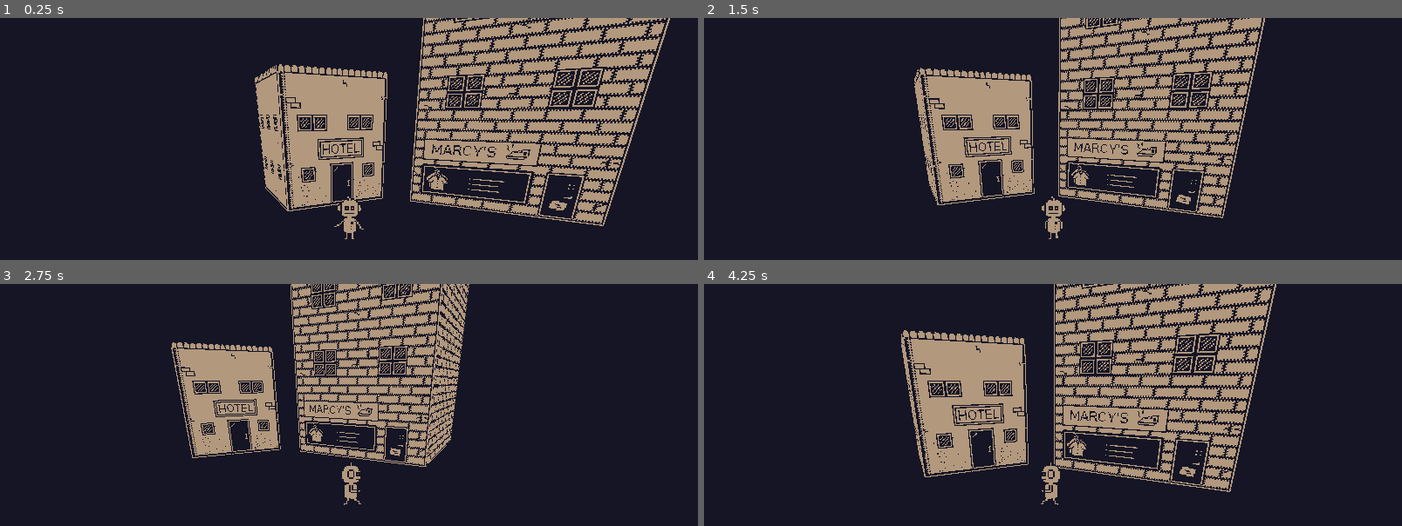
Above: before the commit, frames 1-4 (two rows, left to right).
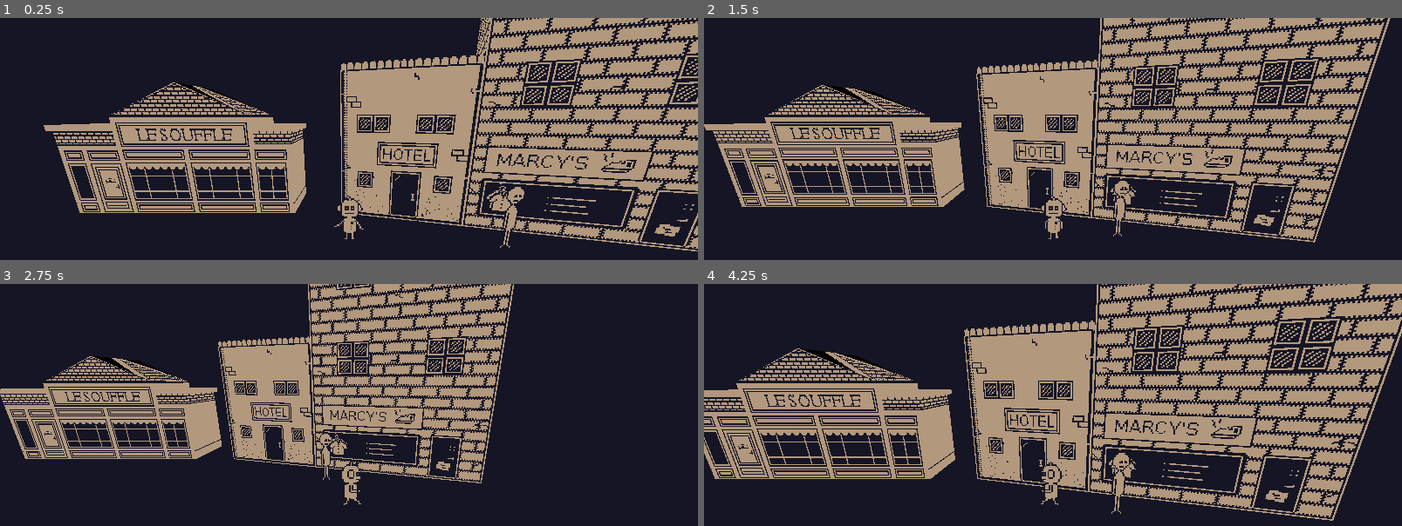
Above: after the commit, the same moments.

Repository: code-houmous/the-kind-robot-game
Game: Godot game, scene res://src/Levels/World.tscn
Two runs of this game, one before a commit and one after it. Both use one fixed random seed, a clock stepped at 60 frames per second and the inputs below.
Inputs:
- Up to frame 1 (0.25 s): no input
- Up to frame 2 (1.5 s): tap Enter at 0.5 s; hold Right (ui_right) 0.53-1.28 s; hold Down (ui_down) from 1.28 s (still down)
- Up to frame 3 (2.75 s): release Down (ui_down) at 2.03 s; hold Right (ui_right) from 2.03 s (still down)
- Up to frame 4 (4.25 s): release Right (ui_right) at 2.78 s; hold Up (ui_up) 2.78-3.53 s; hold Left (ui_left) from 3.53 s (still down)

The runs differ from the first frame. In frame 1, 33% of the frame differs, in the area x 6-100%, y 0-97%; in frame 2, 32%; in frame 3, 21%; in frame 4, 37%, in the area x 0-100%, y 0-98%.
Error after the commit: Parse Error: The member "position" already exists in a parent class. (res://src/People/Depressed.gd:3)

Commit message:
The depressed guy follows path of player + new building

Diff:
--- a/project.godot
+++ b/project.godot
@@ -21,8 +21,11 @@
 
 [layer_names]
 
+3d_render/layer_1="visibles"
 3d_physics/layer_1="robot"
+3d_render/layer_2="unvisibles"
 3d_physics/layer_2="world"
+3d_physics/layer_3="people"
 
 [rendering]
 
--- /dev/null
+++ b/src/Levels/World.gd
@@ -0,0 +1,9 @@
+extends Spatial
+
+onready var depressed = $Navigation/Depressed
+onready var navigation = $Navigation
+onready var robot = $Navigation/Robot
+
+func _ready():
+    depressed.navigation = navigation
+    depressed.target = robot
--- a/src/Levels/World.tscn
+++ b/src/Levels/World.tscn
@@ -1,19 +1,53 @@
-[gd_scene load_steps=5 format=2]
+[gd_scene load_steps=11 format=2]
 
 [ext_resource path="res://src/Robot/Robot.tscn" type="PackedScene" id=1]
 [ext_resource path="res://src/Map/Floor.tscn" type="PackedScene" id=2]
 [ext_resource path="res://src/Map/Buildings/Hotel.tscn" type="PackedScene" id=3]
 [ext_resource path="res://src/Map/Buildings/Pressing.tscn" type="PackedScene" id=4]
+[ext_resource path="res://src/People/Depressed.tscn" type="PackedScene" id=5]
+[ext_resource path="res://src/Levels/World.gd" type="Script" id=6]
+[ext_resource path="res://src/Map/Buildings/LeSouffle.tscn" type="PackedScene" id=7]
+
+[sub_resource type="CubeMesh" id=1]
+
+[sub_resource type="SpatialMaterial" id=3]
+albedo_color = Color( 1, 1, 1, 0 )
+
+[sub_resource type="NavigationMesh" id=2]
+vertices = PoolVector3Array( -1, 1, 1, 1, 1, -1, 1, 1, 1, -1, 1, -1, -1, -1, 1, 1, -1, -1, 1, -1, 1, -1, -1, -1, 1, 1, 1, -1, 1, -1, 1, 1, -1, -1, 1, 1, 1, -1, 1, -1, -1, -1, 1, -1, -1, -1, -1, 1, 1, 1, 1, -1, -1, 1, -1, 1, 1, 1, -1, 1, 1, 1, -1, -1, -1, -1, -1, 1, -1, 1, -1, -1 )
+polygons = [ PoolIntArray( 0, 2, 4 ), PoolIntArray( 2, 6, 4 ), PoolIntArray( 1, 3, 5 ), PoolIntArray( 3, 7, 5 ), PoolIntArray( 8, 10, 12 ), PoolIntArray( 10, 14, 12 ), PoolIntArray( 9, 11, 13 ), PoolIntArray( 11, 15, 13 ), PoolIntArray( 16, 18, 20 ), PoolIntArray( 18, 22, 20 ), PoolIntArray( 17, 19, 21 ), PoolIntArray( 19, 23, 21 ) ]
 
 [node name="Outside" type="Spatial"]
+script = ExtResource( 6 )
+
+[node name="Navigation" type="Navigation" parent="."]
+
+[node name="AreaHotel" type="MeshInstance" parent="Navigation"]
+transform = Transform( 2.73189, 0, 0, 0, 0, 0, 0, 0, 1.71892, 0, 0, 2.09503 )
+visible = false
+mesh = SubResource( 1 )
+material/0 = SubResource( 3 )
+
+[node name="NavigationMeshInstance" type="NavigationMeshInstance" parent="Navigation/AreaHotel"]
+navmesh = SubResource( 2 )
+
+[node name="Robot" parent="Navigation" instance=ExtResource( 1 )]
+transform = Transform( 1, 0, 0, 0, 1, 0, 0, 0, 1, -0.674781, 0.17, 1.74717 )
+
+[node name="Depressed" parent="Navigation" instance=ExtResource( 5 )]
+transform = Transform( 1, 0, 0, 0, 1, 0, 0, 0, 1, 0.400037, 0.22, 1.90896 )
 
 [node name="Floor" parent="." instance=ExtResource( 2 )]
 
-[node name="Pressing" parent="." instance=ExtResource( 4 )]
-transform = Transform( -0.454877, 0, -0.890554, 0, 1, 0, 0.890554, 0, -0.454877, 1.75197, 0, 0 )
+[node name="Buildings" type="Node" parent="."]
 
-[node name="Hotel3D" parent="." instance=ExtResource( 3 )]
-transform = Transform( 0.439626, 0, -0.898181, 0, 1, 0, 0.898181, 0, 0.439626, -0.339056, 0, 0 )
+[node name="HotelArea" type="Node" parent="Buildings"]
 
-[node name="Robot2" parent="." instance=ExtResource( 1 )]
-transform = Transform( 1, 0, 0, 0, 1, 0, 0, 0, 1, 0, 0.17, 1.35925 )
+[node name="LeSouffle" parent="Buildings/HotelArea" instance=ExtResource( 7 )]
+transform = Transform( 1, 0, 0, 0, 1, 0, 0, 0, 1, -2.08482, 0.431363, 0.791704 )
+
+[node name="Pressing" parent="Buildings/HotelArea" instance=ExtResource( 4 )]
+transform = Transform( -0.323917, 0, -0.946085, 0, 1, 0, 0.946085, 0, -0.323917, 1.29784, 0, 0.979435 )
+
+[node name="Hotel" parent="Buildings/HotelArea" instance=ExtResource( 3 )]
+transform = Transform( -0.324545, 0, -0.94587, 0, 1, 0, 0.94587, 0, -0.324545, -0.0687726, 0, 0.813689 )
--- a/src/Map/Buildings/Hotel.tscn
+++ b/src/Map/Buildings/Hotel.tscn
@@ -21,7 +21,6 @@
 material/0 = null
 
 [node name="StaticBody" type="StaticBody" parent="MeshInstance"]
-transform = Transform( 1, 0, 0, 0, 1, 0, 0, 0, 1, 0, 0, 0 )
 collision_layer = 2
 
 [node name="CollisionShape" type="CollisionShape" parent="MeshInstance/StaticBody"]
--- /dev/null
+++ b/src/Map/Buildings/LeSouffle.tscn
@@ -0,0 +1,119 @@
+[gd_scene load_steps=21 format=2]
+
+[ext_resource path="res://sprites/map/buildings/lesouffle/souffle_facade_middle.png" type="Texture" id=1]
+[ext_resource path="res://sprites/map/buildings/lesouffle/souffle_facade_left.png" type="Texture" id=2]
+[ext_resource path="res://sprites/map/buildings/lesouffle/souffle_facade_right.png" type="Texture" id=3]
+[ext_resource path="res://sprites/map/buildings/lesouffle/souffle_sides_texture_bricks.png" type="Texture" id=4]
+[ext_resource path="res://sprites/map/buildings/lesouffle/souffle_roof.png" type="Texture" id=5]
+
+[sub_resource type="CubeMesh" id=1]
+
+[sub_resource type="SpatialMaterial" id=2]
+flags_unshaded = true
+albedo_texture = ExtResource( 1 )
+uv1_scale = Vector3( 3, 2, 1 )
+
+[sub_resource type="CubeMesh" id=3]
+
+[sub_resource type="SpatialMaterial" id=4]
+flags_unshaded = true
+albedo_texture = ExtResource( 2 )
+uv1_scale = Vector3( 3, 2, 1 )
+
+[sub_resource type="CubeMesh" id=5]
+
+[sub_resource type="SpatialMaterial" id=6]
+flags_unshaded = true
+albedo_texture = ExtResource( 3 )
+uv1_scale = Vector3( 3, 2, 1 )
+
+[sub_resource type="CubeMesh" id=7]
+
+[sub_resource type="SpatialMaterial" id=8]
+flags_unshaded = true
+albedo_texture = ExtResource( 4 )
+uv1_scale = Vector3( 12.836, 2, 1 )
+uv1_offset = Vector3( 0.115, 0, 0 )
+
+[sub_resource type="CubeMesh" id=9]
+
+[sub_resource type="SpatialMaterial" id=10]
+flags_unshaded = true
+albedo_texture = ExtResource( 4 )
+uv1_scale = Vector3( 7.762, 2, 1 )
+uv1_offset = Vector3( 0.115, 0, 0 )
+
+[sub_resource type="PrismMesh" id=11]
+
+[sub_resource type="SpatialMaterial" id=12]
+flags_unshaded = true
+albedo_texture = ExtResource( 5 )
+uv1_scale = Vector3( 3, 2, 1 )
+
+[sub_resource type="CubeMesh" id=13]
+
+[sub_resource type="SpatialMaterial" id=14]
+flags_unshaded = true
+albedo_color = Color( 0.701961, 0.596078, 0.490196, 1 )
+
+[sub_resource type="BoxShape" id=15]
+extents = Vector3( 1.03036, 0.606495, 0.357028 )
+
+[node name="LeSouffle" type="Spatial"]
+
+[node name="MiddleBlock" type="MeshInstance" parent="."]
+transform = Transform( 0.598093, 0, 0, 0, 0.427171, 0, 0, 0, 0.365786, 0, 0, 0 )
+mesh = SubResource( 1 )
+material/0 = SubResource( 2 )
+
+[node name="LeftBlock" type="MeshInstance" parent="."]
+transform = Transform( 0.255, 0, 0, 0, 0.306, 0, 0, 0, 0.366, -0.852426, -0.121842, 0 )
+mesh = SubResource( 3 )
+material/0 = SubResource( 4 )
+
+[node name="Sprite3D" type="Sprite3D" parent="."]
+texture = ExtResource( 5 )
+
+[node name="RightBlock" type="MeshInstance" parent="."]
+transform = Transform( 0.156, 0, 0, 0, 0.31, 0, 0, 0, 0.366, 0.752169, -0.116526, 0 )
+mesh = SubResource( 5 )
+material/0 = SubResource( 6 )
+
+[node name="LeftBricks" type="MeshInstance" parent="."]
+transform = Transform( 0.255, 0, 0, 0, 0.06, 0, 0, 0, 0.366, -0.853, 0.245, 0 )
+mesh = SubResource( 7 )
+material/0 = SubResource( 8 )
+
+[node name="RightBricks" type="MeshInstance" parent="."]
+transform = Transform( 0.156, 0, 0, 0, 0.06, 0, 0, 0, 0.366, 0.752, 0.255, 0 )
+mesh = SubResource( 9 )
+material/0 = SubResource( 10 )
+__meta__ = {
+"_editor_description_": ""
+}
+
+[node name="Roof" type="MeshInstance" parent="."]
+transform = Transform( 0.598, 0, 0, 0, 0.129, 0, 0, 0, 0.366, 0, 0.555745, 0 )
+mesh = SubResource( 11 )
+material/0 = SubResource( 12 )
+
+[node name="LeftTop" type="MeshInstance" parent="."]
+transform = Transform( 0.275, 0, 0, 0, 0.025, 0, 0, 0, 0.386, -0.872, 0.33, 0 )
+mesh = SubResource( 13 )
+material/0 = SubResource( 14 )
+
+[node name="RightTop" type="MeshInstance" parent="."]
+transform = Transform( 0.176, 0, 0, 0, 0.025, 0, 0, 0, 0.386, 0.771, 0.33, 0 )
+mesh = SubResource( 13 )
+material/0 = SubResource( 14 )
+__meta__ = {
+"_editor_description_": ""
+}
+
+[node name="StaticBody" type="StaticBody" parent="."]
+collision_layer = 2
+collision_mask = 5
+
+[node name="CollisionShape" type="CollisionShape" parent="StaticBody"]
+transform = Transform( 1, 0, 0, 0, 1, 0, 0, 0, 1, -0.107785, 0, 0 )
+shape = SubResource( 15 )
--- a/src/Parents/Body.gd
+++ b/src/Parents/Body.gd
@@ -11,6 +11,9 @@
 
 # velocity
 var velocity: Vector3 = Vector3(0, 0, 0)
+
+# acceleration / deceleration when moving
+var acceleration: float = 0.0
 
 """
 Returns the velocity with gravity added
@@ -26,3 +29,19 @@
     out.y -= force * get_physics_process_delta_time()
 
     return out
+
+"""
+Returns the acceleration / deceleration coefficient
+"""
+func accelerate(direction: Vector3, coefficient: float) -> float:
+    if (direction.x != 0 or direction.z != 0):
+        coefficient += 0.05
+
+        return min(coefficient, 1.0)
+
+    coefficient -= 0.05
+
+    return max(0.0, coefficient)
+
+func move(delta: float) -> void:
+    velocity = orientation * acceleration * speed * delta
--- /dev/null
+++ b/src/People/Depressed.gd
@@ -0,0 +1,82 @@
+extends "res://src/Parents/Body.gd"
+
+var position: Vector3 = Vector3(0, 0, 0)
+
+var target = null
+var navigation: Navigation = null
+
+func _ready():
+    speed = 10
+
+func _physics_process(delta):
+    if !target:
+        return
+
+    var path: PoolVector3Array = calculate_path(target)
+
+    if path.size() == 0:
+        return
+
+    path.remove(0)
+    var distance: float = global_transform.origin.distance_to(path[0])
+    var direction: Vector3 = global_transform.origin.direction_to(path[0])
+
+    print(distance)
+    orientation = calculate_orientation(direction)
+
+    acceleration = accelerate(direction, acceleration)
+
+    velocity = gravity(velocity, weight)
+
+    if (distance < 0.24):
+        velocity.x = 0
+        velocity.z = 0
+        acceleration = 0
+
+    animate(velocity, orientation)
+    move(delta)
+
+    move_and_slide(velocity, Vector3.UP)
+
+func calculate_path(target) -> PoolVector3Array:
+    return navigation.get_simple_path(global_transform.origin, target.global_transform.origin)
+
+func calculate_orientation(direction: Vector3) -> Vector3:
+    var out = Vector3(0, 0, 0)
+    out.x = direction.x
+    out.z = direction.z
+
+    return out
+
+"""
+Animates the sprite
+"""
+func animate(linear_velocity: Vector3, orientation: Vector3):
+    if (linear_velocity.x < 0):
+        $Animation.play("walk_left")
+        return
+    if (linear_velocity.x > 0):
+        $Animation.play("walk_right")
+        return
+    if (linear_velocity.z < 0):
+        $Animation.play("walk_left")
+        return
+    if (linear_velocity.z > 0):
+        $Animation.play("walk_right")
+        return
+
+    # no movement : idle animation
+    if (orientation.x < 0):
+        $Animation.play("idle_left")
+        return
+    if (orientation.x >= 0):
+        $Animation.play("idle_right")
+        return
+    if (orientation.z < 0):
+        $Animation.play("idle_left")
+        return
+    if (orientation.z >= 0):
+        $Animation.play("idle_right")
+        return
+
+    $Animation.play("idle_left")
--- /dev/null
+++ b/src/People/Depressed.tscn
@@ -0,0 +1,98 @@
+[gd_scene load_steps=8 format=2]
+
+[ext_resource path="res://sprites/people/depressed.png" type="Texture" id=1]
+[ext_resource path="res://src/People/Depressed.gd" type="Script" id=2]
+
+[sub_resource type="Animation" id=1]
+resource_name = "idle_left"
+length = 1.6
+loop = true
+step = 0.2
+tracks/0/type = "value"
+tracks/0/path = NodePath("Sprite:frame")
+tracks/0/interp = 1
+tracks/0/loop_wrap = true
+tracks/0/imported = false
+tracks/0/enabled = true
+tracks/0/keys = {
+"times": PoolRealArray( 0, 0.2, 0.4, 0.6, 0.8, 1, 1.2, 1.4 ),
+"transitions": PoolRealArray( 1, 1, 1, 1, 1, 1, 1, 1 ),
+"update": 1,
+"values": [ 0, 1, 2, 3, 4, 5, 6, 7 ]
+}
+
+[sub_resource type="Animation" id=5]
+resource_name = "idle_right"
+length = 1.6
+loop = true
+step = 0.2
+tracks/0/type = "value"
+tracks/0/path = NodePath("Sprite:frame")
+tracks/0/interp = 1
+tracks/0/loop_wrap = true
+tracks/0/imported = false
+tracks/0/enabled = true
+tracks/0/keys = {
+"times": PoolRealArray( 0, 0.2, 0.4, 0.6, 0.8, 1, 1.2, 1.4 ),
+"transitions": PoolRealArray( 1, 1, 1, 1, 1, 1, 1, 1 ),
+"update": 1,
+"values": [ 0, 1, 2, 3, 4, 5, 6, 7 ]
+}
+
+[sub_resource type="Animation" id=2]
+resource_name = "walk_left"
+length = 1.8
+loop = true
+step = 0.3
+tracks/0/type = "value"
+tracks/0/path = NodePath("Sprite:frame")
+tracks/0/interp = 1
+tracks/0/loop_wrap = true
+tracks/0/imported = false
+tracks/0/enabled = true
+tracks/0/keys = {
+"times": PoolRealArray( 0, 0.3, 0.6, 0.9, 1.2, 1.5 ),
+"transitions": PoolRealArray( 1, 1, 1, 1, 1, 1 ),
+"update": 1,
+"values": [ 32, 33, 34, 35, 36, 37 ]
+}
+
+[sub_resource type="Animation" id=3]
+length = 1.8
+loop = true
+step = 0.3
+tracks/0/type = "value"
+tracks/0/path = NodePath("Sprite:frame")
+tracks/0/interp = 1
+tracks/0/loop_wrap = true
+tracks/0/imported = false
+tracks/0/enabled = true
+tracks/0/keys = {
+"times": PoolRealArray( 0, 0.3, 0.6, 0.9, 1.2, 1.5 ),
+"transitions": PoolRealArray( 1, 1, 1, 1, 1, 1 ),
+"update": 1,
+"values": [ 24, 25, 26, 27, 28, 29 ]
+}
+
+[sub_resource type="BoxShape" id=4]
+extents = Vector3( 0.0775159, 0.210911, 0.0386878 )
+
+[node name="Depressed" type="KinematicBody"]
+transform = Transform( 1, 0, 0, 0, 1, 0, 0, 0, 1, 0, 0.22, 0 )
+collision_layer = 4
+collision_mask = 3
+script = ExtResource( 2 )
+
+[node name="Sprite" type="Sprite3D" parent="."]
+texture = ExtResource( 1 )
+vframes = 5
+hframes = 8
+
+[node name="Animation" type="AnimationPlayer" parent="."]
+anims/idle_left = SubResource( 1 )
+anims/idle_right = SubResource( 5 )
+anims/walk_left = SubResource( 2 )
+anims/walk_right = SubResource( 3 )
+
+[node name="CollisionShape" type="CollisionShape" parent="."]
+shape = SubResource( 4 )
--- a/src/Robot/Robot.gd
+++ b/src/Robot/Robot.gd
@@ -1,6 +1,4 @@
 extends "../Parents/Body.gd"
-
-var acceleration: float = 0.0
 
 func _physics_process(delta):
     var direction: Vector3 = Vector3(0, 0, 0)
@@ -26,7 +24,7 @@
 
     acceleration = accelerate(direction, acceleration)
 
-    velocity = orientation * acceleration * speed * delta
+    move(delta)
 
     velocity = gravity(velocity, weight)
 
@@ -66,13 +64,3 @@
         return
 
     $Sprites/Animation.play("idle_front")
-
-func accelerate(direction: Vector3, coefficient: float) -> float:
-    if (direction.x != 0 or direction.z != 0):
-        coefficient += 0.05
-
-        return min(coefficient, 1.0)
-
-    coefficient -= 0.05
-
-    return max(0.0, coefficient)
--- a/src/Robot/Robot.tscn
+++ b/src/Robot/Robot.tscn
@@ -156,7 +156,7 @@
 texture = ExtResource( 1 )
 vframes = 8
 hframes = 6
-frame = 18
+frame = 42
 
 [node name="Camera" type="Camera" parent="Sprites/Robot"]
 transform = Transform( 1, 0, 0, 0, 0.939693, 0.34202, 0, -0.34202, 0.939693, 0, 0.7, 2 )
Binary file added: sprites/map/buildings/lesouffle/souffle_facade_left.png
Not shown, added: sprites/map/buildings/lesouffle/souffle_facade_left.png.import
Binary file added: sprites/map/buildings/lesouffle/souffle_facade_middle.png
Not shown, added: sprites/map/buildings/lesouffle/souffle_facade_middle.png.import
Binary file added: sprites/map/buildings/lesouffle/souffle_facade_right.png
Not shown, added: sprites/map/buildings/lesouffle/souffle_facade_right.png.import
Binary file added: sprites/map/buildings/lesouffle/souffle_roof.png
Not shown, added: sprites/map/buildings/lesouffle/souffle_roof.png.import
Binary file added: sprites/map/buildings/lesouffle/souffle_sides_texture_bricks.png
Not shown, added: sprites/map/buildings/lesouffle/souffle_sides_texture_bricks.png.import
Binary file added: sprites/map/buildings/lesouffle/souffle_texture_bricks.png
Not shown, added: sprites/map/buildings/lesouffle/souffle_texture_bricks.png.import
(and 2 more such lines)
